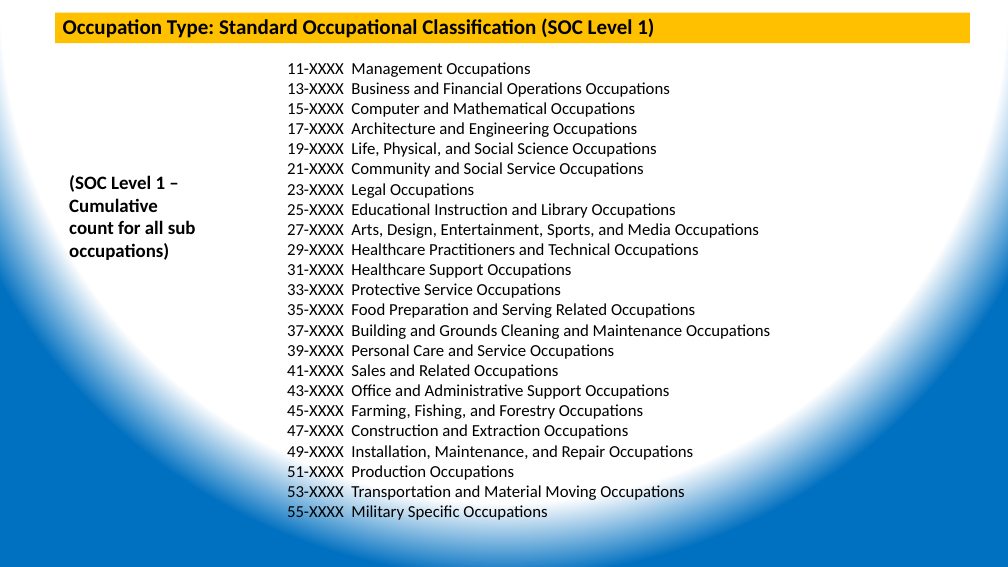
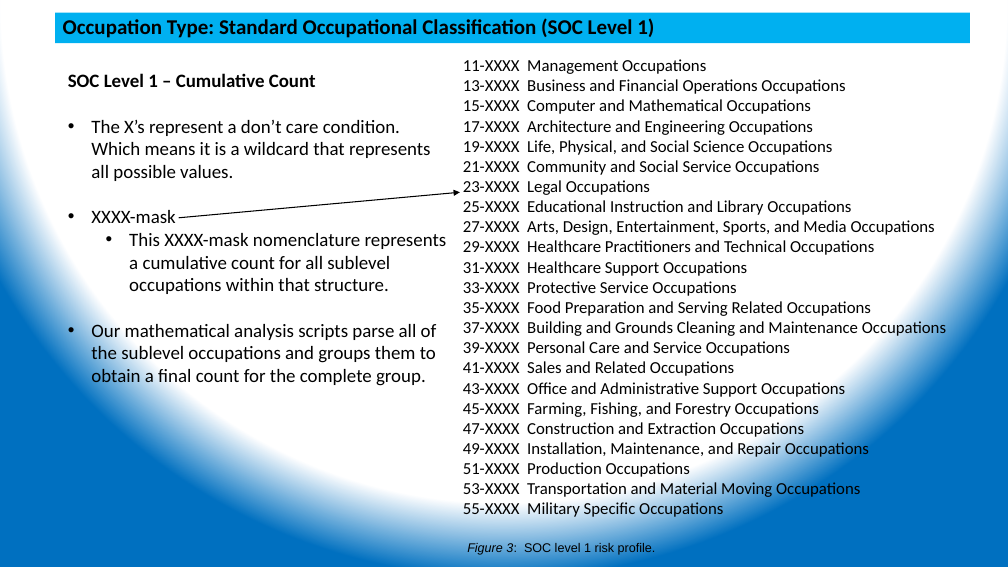
Before and after one commit to ehsintegration/yfd-phd-bls-data, a slide deck: slide 22 of D2-documentation/YennyF.Diaz-Risk Percep Injuries_CommitteeUdate 04-20-2021.pptx (slide 29 before the commit). Drawn at 1008x567 pixels with LibreOffice and Linux fonts; fonts in the diff are those of the drawing. Boxes give left, top, right and bottom in pixels: in the first picture for what was removed or moved away, otherwise in the second. Text is boxed around its words. In the diff, an @@ line names an element or a change of style, - is before the commit and + after.

```diff
--- a/D2-documentation/YennyF.Diaz-Risk Percep Injuries_CommitteeUdate 04-20-2021.pptx
+++ b/D2-documentation/YennyF.Diaz-Risk Percep Injuries_CommitteeUdate 04-20-2021.pptx
@@ rectangle "Occupation Type: Standard Occupational Classification ..." at [55, 13, 970, 43]: fill #FFC000 to #00B0F0 @@
@@ text "11-XXXX Management Occupations": place and size @@
-text "11-XXXX Management Occupations" at [287, 62, 770, 521]
+text "11-XXXX Management Occupations" at [463, 59, 946, 519]
@@ text added at [91, 120, 447, 388], 18 pt, text #000000 @@
+SOC Level 1 – Cumulative Count
+• The X’s represent a don’t care condition. Which means it is a wildcard that represents all possible values.
+• XXXX-mask
+  • This XXXX-mask nomenclature represents a cumulative count for all sublevel occupations within that structure.
+• Our mathematical analysis scripts parse all of the sublevel occupations and groups them to obtain a final count for the complete group.
@@ text removed at [69, 175, 196, 260] @@
-(SOC Level 1 – Cumulative count for all sub occupations)
@@ arrow added from (178, 218) to (460, 192), #000000 1 pt @@
@@ text added at [467, 542, 656, 555], 12 pt, text #000000 @@
+Figure 3: SOC level 1 risk profile.
```
Also in this commit, not shown: 25 other slides changed, 1 slide removed.
